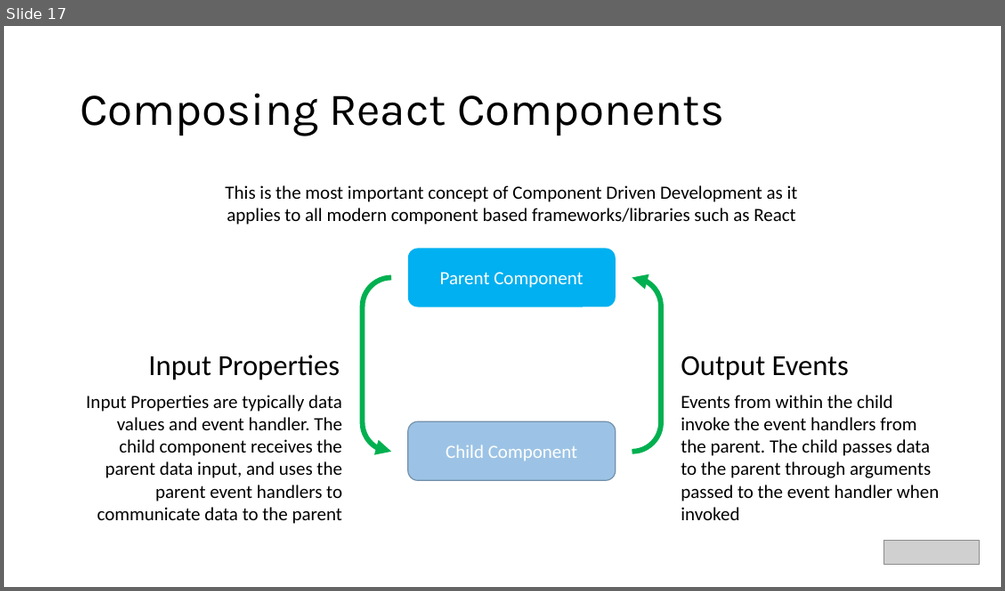
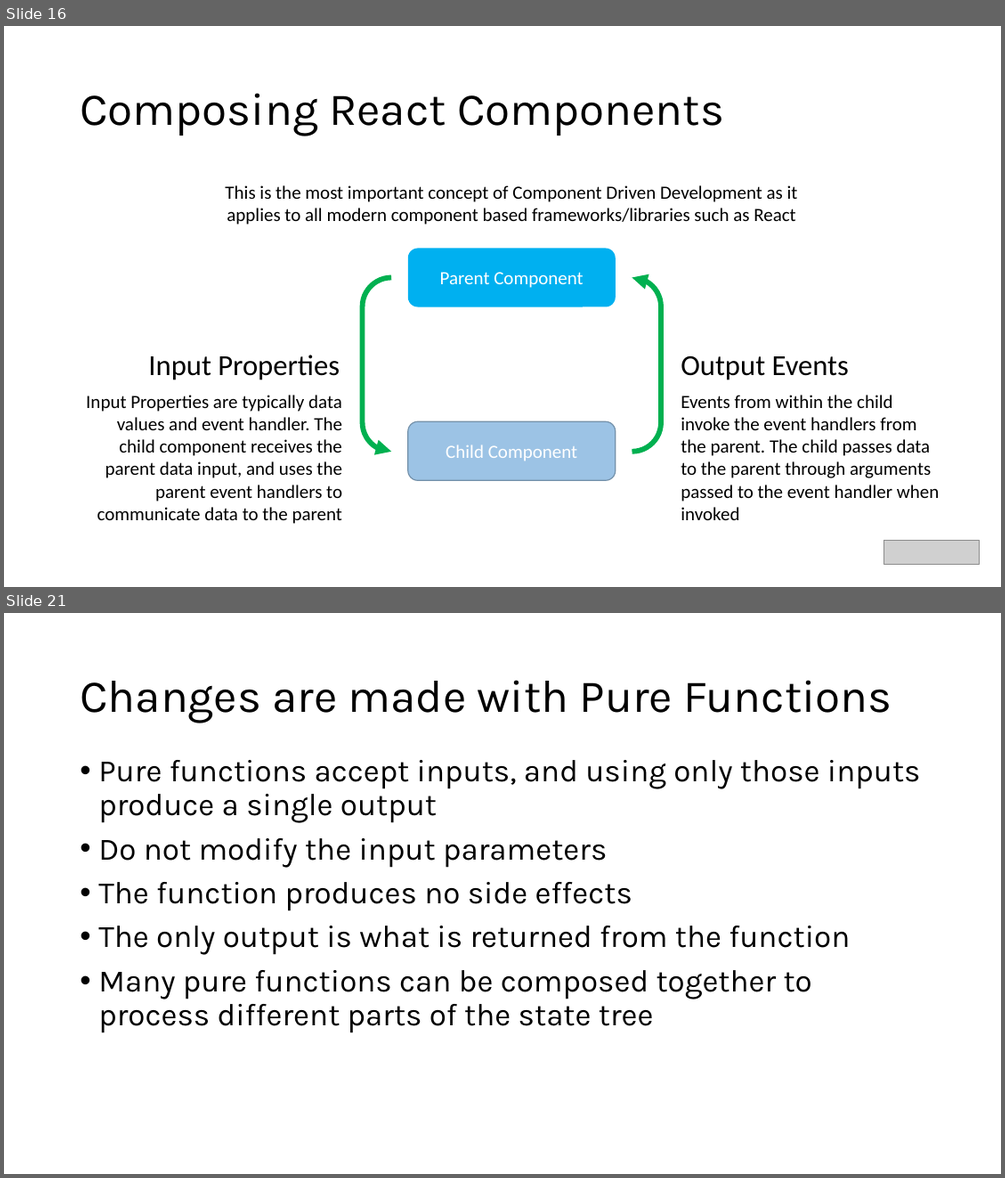
Before and after one commit to warpyu/TechnicalCommunityContent, a slide deck: Web Frameworks/React/Session 1 - Introduction and Slides/Introduction to React.pptx. Shown one above the other, each under a label of ours: slide 17 before the commit, slides 16 and 21 after it; the slides between them are not shown. The pictures are 1005x591 and 1005x1178 pixels, drawn with LibreOffice and Linux fonts; fonts in the diff are those of the drawing; grey boxes stand for pictures. Boxes give left, top, right and bottom in pixels: in the first picture for what was removed or moved away, otherwise in the second. Text is boxed around its words. In the diff, an @@ line names an element or a change of style, - is before the commit and + after.

```diff
--- a/Web Frameworks/React/Session 1 - Introduction and Slides/Introduction to React.pptx
+++ b/Web Frameworks/React/Session 1 - Introduction and Slides/Introduction to React.pptx
@@ slide 21 added at (4,613,1001,1174), background #FFFFFF @@
@@ title added at (80,680,892,722), 44 pt, text #000000 @@
+Changes are made with Pure Functions
@@ text added at (98,760,921,1033), 30 pt, text #000000 @@
+• Pure functions accept inputs, and using only those inputs produce a single output
+• Do not modify the input parameters
+• The function produces no side effects
+• The only output is what is returned from the function
+• Many pure functions can be composed together to process different parts of the state tree
@@ what was slide 17 is now slide 16 @@
```
Also in this commit, not shown: 2 slides changed, 15 other slides added, 2 slides removed.
